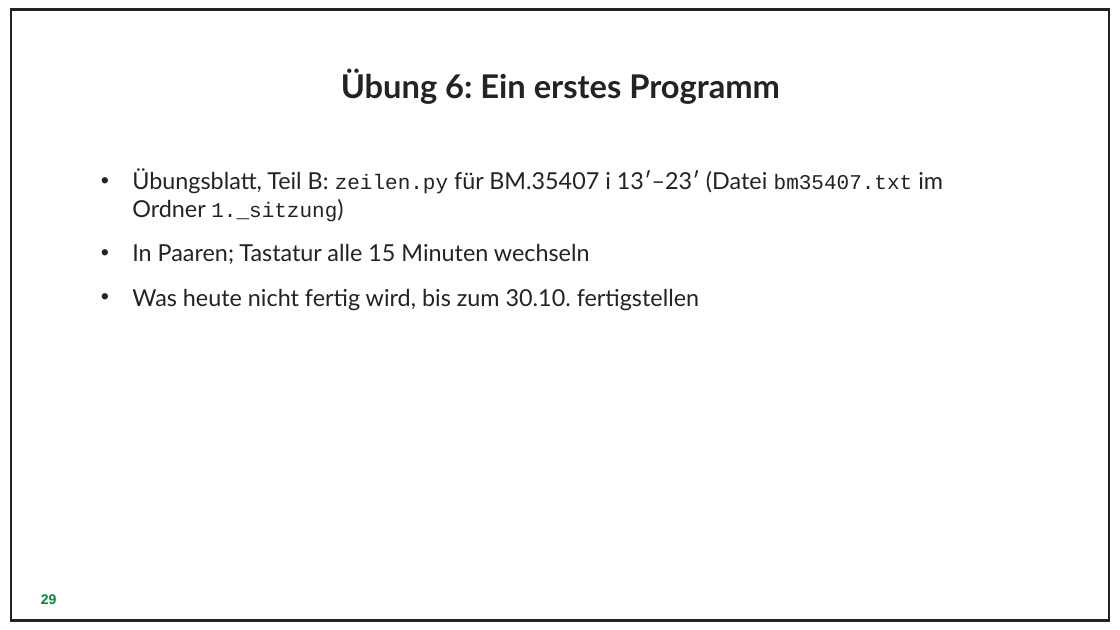
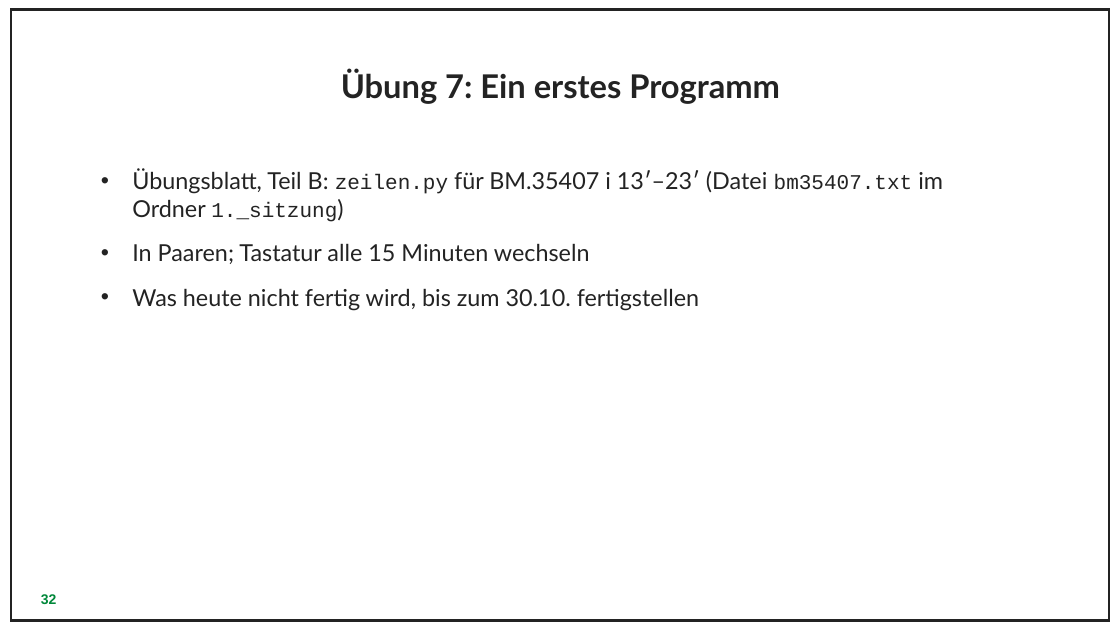
Before and after one commit to ejimsan/digitale-methode, a slide deck: slide 32 of 1._sitzung/Folien_Python_und_Regex.pptx (slide 29 before the commit). Drawn at 1120x630 pixels with LibreOffice and Linux fonts; fonts in the diff are those of the drawing; background and template pictures are left out. Boxes give left, top, right and bottom in pixels: in the first picture for what was removed or moved away, otherwise in the second. Text is boxed around its words. In the diff, an @@ line names an element or a change of style, - is before the commit and + after.

```diff
--- a/1._sitzung/Folien_Python_und_Regex.pptx
+++ b/1._sitzung/Folien_Python_und_Regex.pptx
@@ title at (x1=341, y1=69, x2=780, y2=104): text changed @@
-Übung 6: Ein erstes Programm
+Übung 7: Ein erstes Programm
@@ page number at (x1=41, y1=594, x2=57, y2=604): text changed @@
-29
+32
```
Also in this commit, not shown: 1 other slide changed, 3 slides added, 3 other files.
